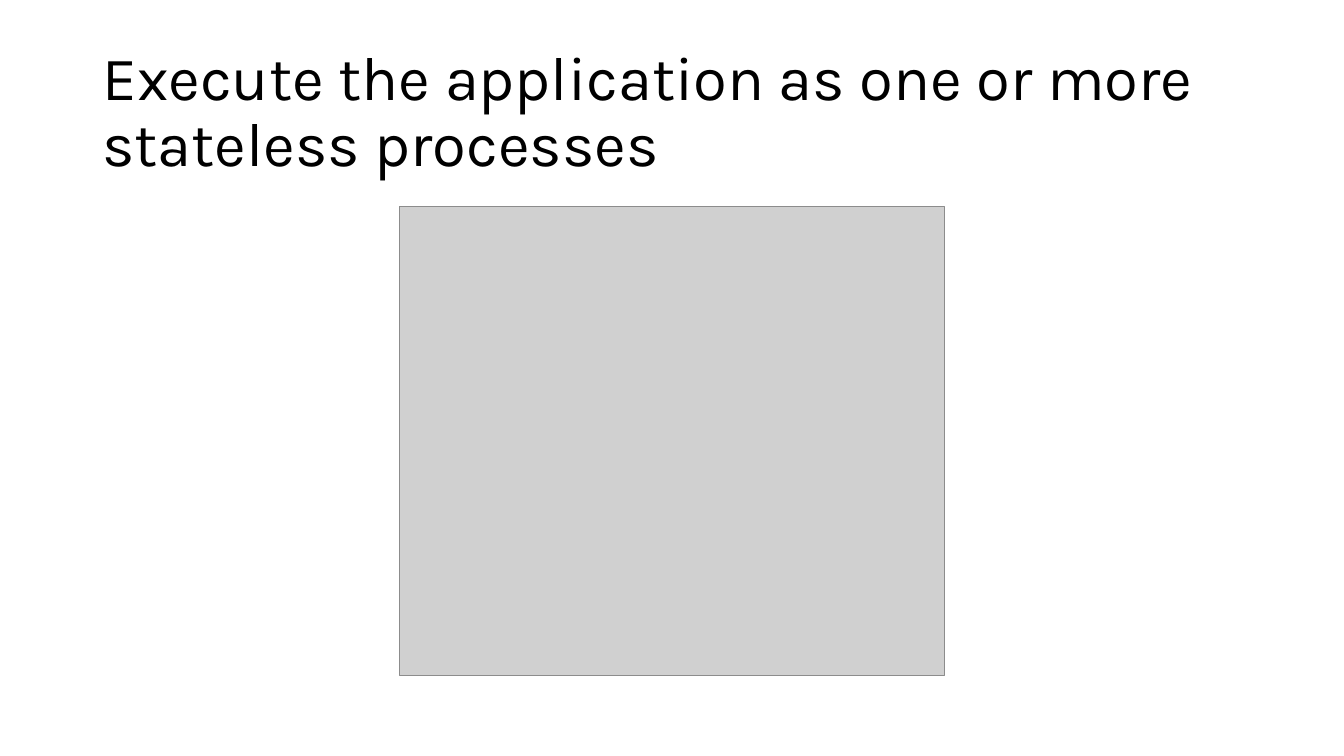
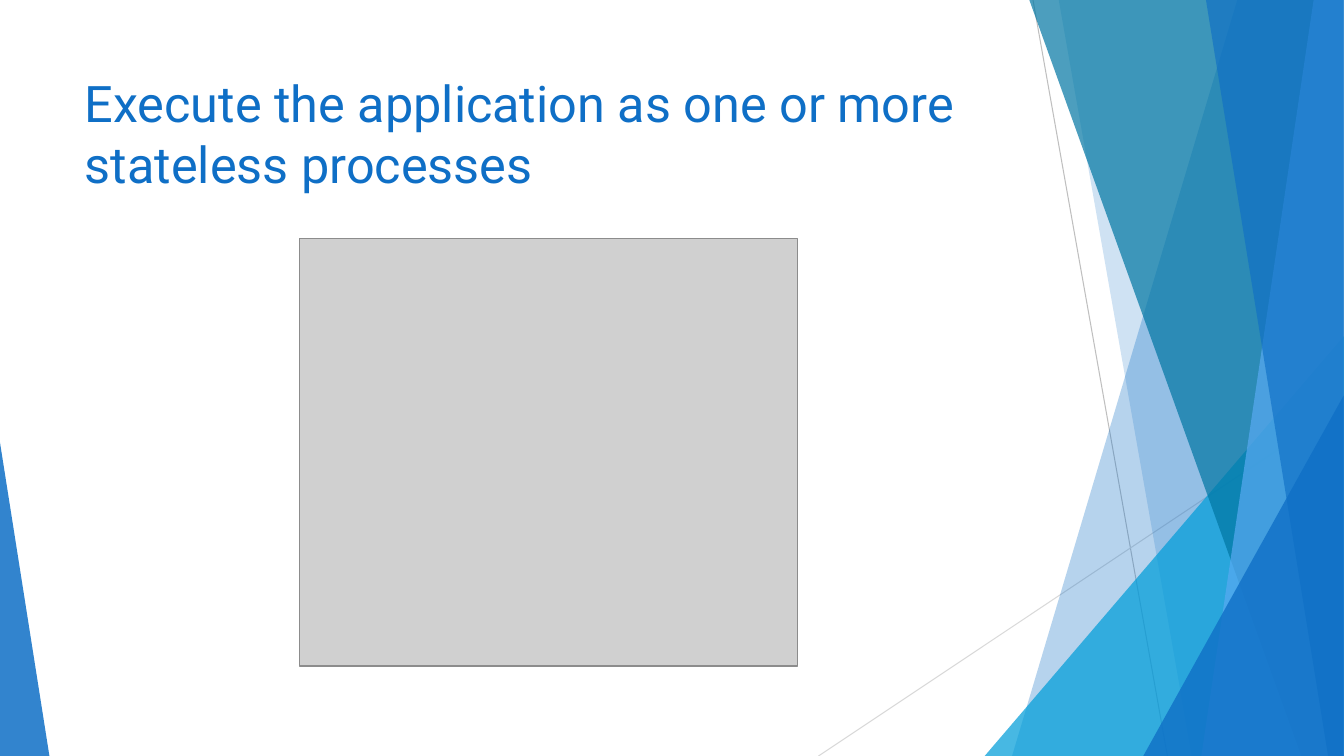
Before and after one commit to ericburcham/cloud-patterns-and-practices, a slide deck: slide 33 of presentation.pptx. Drawn at 1344x756 pixels with LibreOffice and Linux fonts; fonts in the diff are those of the drawing; grey boxes stand for pictures. Boxes give left, top, right and bottom in pixels: in the first picture for what was removed or moved away, otherwise in the second. Text is boxed around its words. In the diff, an @@ line names an element or a change of style, - is before the commit and + after.

Commit message:
style the presentation

```diff
--- a/presentation.pptx
+++ b/presentation.pptx
@@ title "Execute the application as one ...": place and size @@
-title "Execute the application as one ..." at <box>102,57,1192,181</box>
+title "Execute the application as one ..." at <box>85,84,954,194</box>
@@ title "Execute the application as one ..." at <box>85,84,954,194</box>: size 44 to 36 pt, font Karla to Roboto, text colour #000000 to #0F6FC6; line spacing 0.9 to 1; vertical alignment middle to top @@
@@ picture: place and size @@
-picture at <box>399,207,945,676</box>
+picture at <box>299,238,798,665</box>
@@ group added at <box>0,0,1344,756</box>: 5 freeform shapes, 3 triangles, 2 lines @@
```
Also in this commit, not shown: 90 other slides changed.
